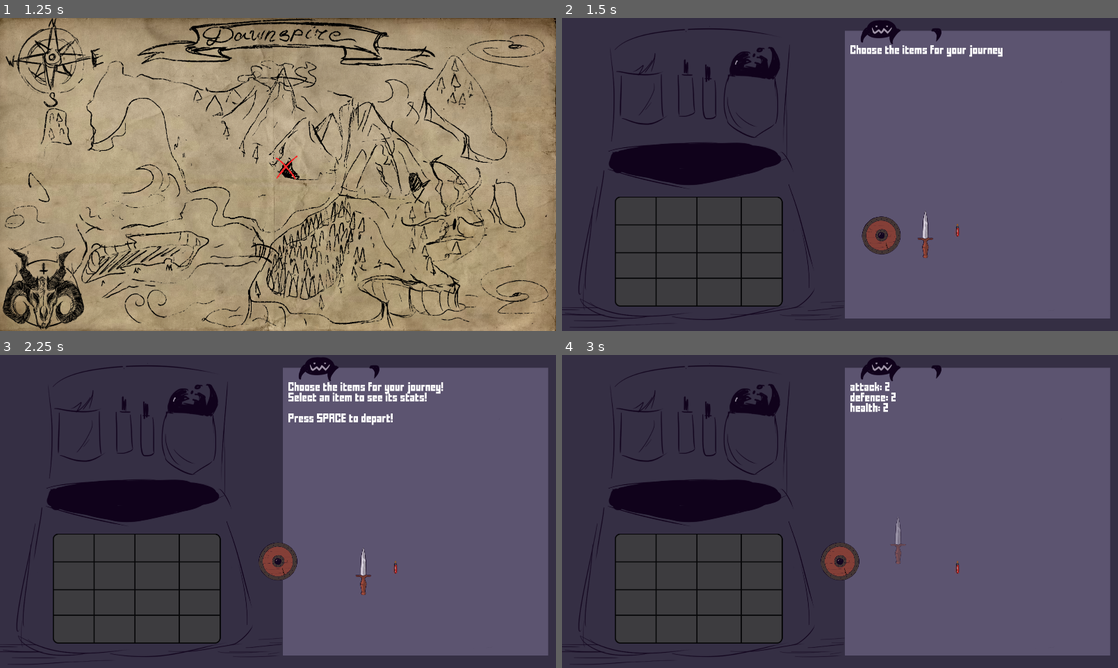
Above: before the commit, frames 1-4 (two rows, left to right).
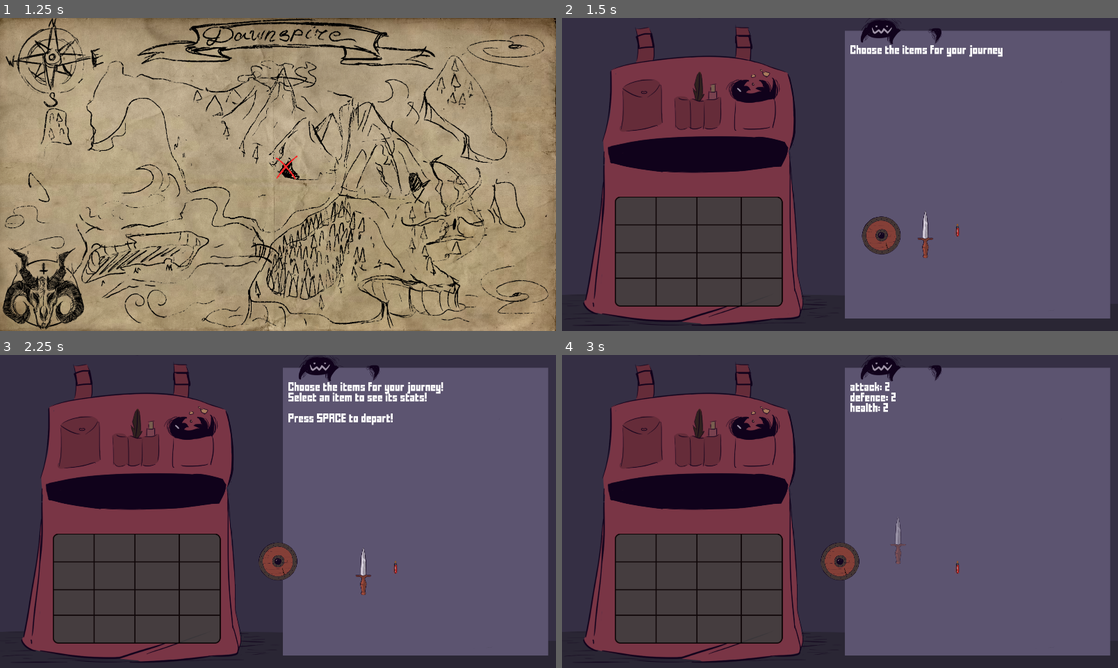
Above: after the commit, the same moments.

Repository: rrebane/ld-54-chelys
Game: Godot game, scene res://ui/main_menu.tscn
Same seed, same stepped clock (60 frames per second), same inputs: the game is played once before the commit and once after it.
Inputs (mouse positions are in pixels of both pictures, inside the frame that each line leads up to):
- Up to frame 1 (1.25 s): click (278, 196) at 0.5 s
- Up to frame 2 (1.5 s): tap Enter at 1.25 s; move the mouse to (962, 158) at 1.27 s; tap Space (continue) at 1.35 s; click (962, 158) at 1.42 s
- Up to frame 3 (2.25 s): tap Space (continue) at 2 s; drag from (305, 561) to (139, 589) at 2.02 s
- Up to frame 4 (3 s): tap Space (continue) at 2.75, 2.85 s; move the mouse to (923, 558) at 2.77 s; click (923, 558) at 2.92 s

Frame 1 is identical in both runs. In frame 2, 17% of the frame differs, in the area x 0-69%, y 0-99%; in frame 3, 17%; in frame 4, 17%.

Commit message:
Add inventory management background

Diff:
--- a/scenes/backpack.tscn
+++ b/scenes/backpack.tscn
@@ -4,9 +4,9 @@
 [ext_resource type="PackedScene" uid="uid://blfwt68jqu2yb" path="res://scenes/inventory.tscn" id="1_i75je"]
 [ext_resource type="Theme" uid="uid://b1rse5hojok5d" path="res://assets/ui_themes/Default.tres" id="2_qkk71"]
 [ext_resource type="PackedScene" uid="uid://djh124xel8scf" path="res://scenes/items/level1/buckler.tscn" id="3_5fxaq"]
+[ext_resource type="Texture2D" uid="uid://b7qm3ljtiqped" path="res://assets/graphics/backgrounds/BACKPACK.png" id="3_fodg7"]
 [ext_resource type="PackedScene" uid="uid://bf5mngrbd1org" path="res://scenes/items/level1/dagger.tscn" id="3_o6yc3"]
 [ext_resource type="PackedScene" uid="uid://cmylrn7isih2q" path="res://scenes/items/level1/health_potion_small.tscn" id="5_svse6"]
-[ext_resource type="Texture2D" uid="uid://c4d564d0dl7xk" path="res://assets/graphics/backgrounds/BACKPACK_INV.png" id="6_ht6np"]
 
 [node name="Backpack" type="Node2D"]
 script = ExtResource("1_6ncac")
@@ -35,7 +35,7 @@
 text = "Test"
 
 [node name="background" type="Sprite2D" parent="."]
-texture = ExtResource("6_ht6np")
+texture = ExtResource("3_fodg7")
 centered = false
 
 [node name="Inventory" parent="." instance=ExtResource("1_i75je")]
--- a/scenes/inventory.gd
+++ b/scenes/inventory.gd
@@ -3,7 +3,7 @@
 @onready var item_scene_path = preload("res://scenes/item.tscn")
 
 func _process(delta):
-	if Input.is_action_just_pressed("debug_add_item"):
+	if GlobalState.debug and Input.is_action_just_pressed("debug_add_item"):
 		var item_scene = item_scene_path.instantiate()
 		$ItemContainer.add_child(item_scene)
 
Binary file added: assets/graphics/backgrounds/BACKPACK.png
Not shown, added: assets/graphics/backgrounds/BACKPACK.png.import
